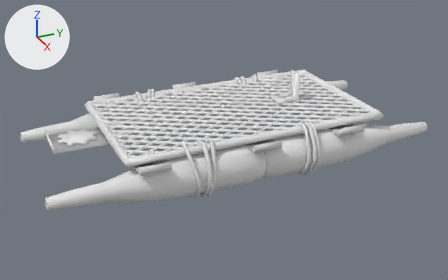
One commit to the OBJ model Assets/Meshes/Ships/waso_moli.obj: the scene before it, then after it.
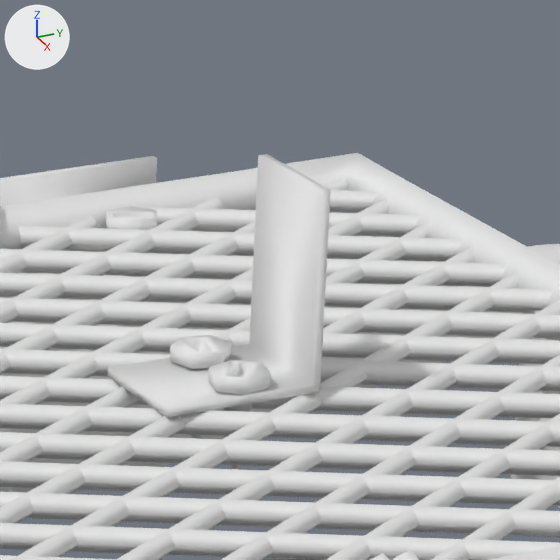
Each version appears first whole from a camera (50 mm lens) standing at (29.89, -13.63, 14.46) and looking at (0.44, -0.39, -0.26), and next in a close-up on the part from 57% to 74% of the width and 18% to 44% of the height. Lighting does not change. The marker at upper left points along +X, +Y and +Z. Where no turn or scale is listed for an object, it has been applied to the vertices.

In view in the first close-up: 'waso_moli_proto'.
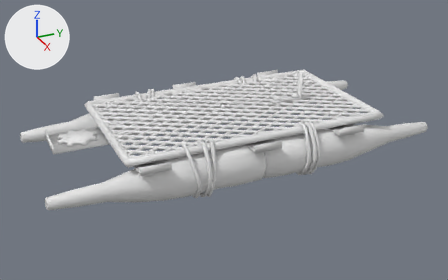
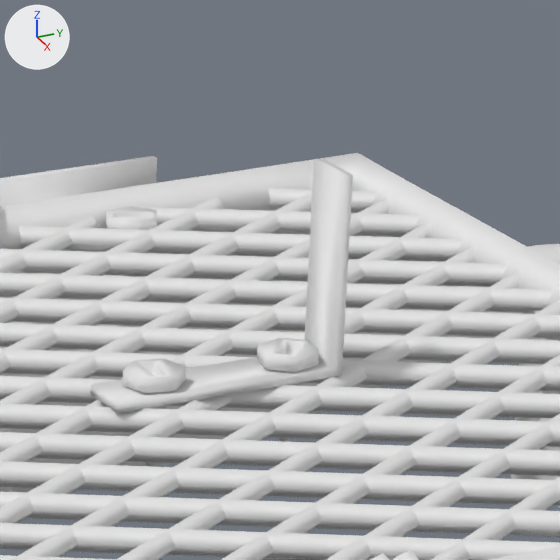
Boxes [x1, y1, x2, y2] around the edits, measured in the close-ups (560 x 560 px; the box of a moved part takes in the faces that stretch with it):
```json
{"part": 1, "of": "me_waso_moli_proto", "change": "moved or reshaped", "before": [108, 154, 331, 418], "after": [90, 159, 353, 413]}
{"part": 2, "of": "me_waso_moli_proto", "change": "moved or reshaped", "before": [170, 335, 232, 439], "after": [122, 359, 186, 467]}
{"part": 3, "of": "me_waso_moli_proto", "change": "moved or reshaped", "before": [208, 360, 271, 469], "after": [257, 338, 319, 442]}
```

Edits to the scene script, one JSON object a line:
```json
{"block": "me_waso_moli_proto", "where": "me_waso_moli_proto.from_pydata(...)  # 4804 vertices, 5658 faces; spans x -5.2..5.3, y -11.0..10.9, z -1.3..3.0"}
{"block": "me_waso_moli_proto", "where": "# used by ob_waso_moli_proto; location = (0.0, 0.0, 0.0)"}
{"block": "me_waso_moli_proto", "change": "me_waso_moli_proto part 1: the loose piece of 12 vertices spanning x -0.5..0.5, y 3.1..4.4, z 1.4..3.0 is scaled about its middle by (0.469, 1.49, 1)"}
{"block": "me_waso_moli_proto", "change": "me_waso_moli_proto part 2: the loose piece of 38 vertices spanning x -0.5..-0.1, y 3.6..4.1, z 0.8..1.6 is moved by (0.3, -0.6, 0.0)"}
{"block": "me_waso_moli_proto", "change": "me_waso_moli_proto part 3: the loose piece of 38 vertices spanning x 0.1..0.5, y 3.6..4.1, z 0.8..1.6 is moved by (-0.3, 0.6, 0.0)"}
```
